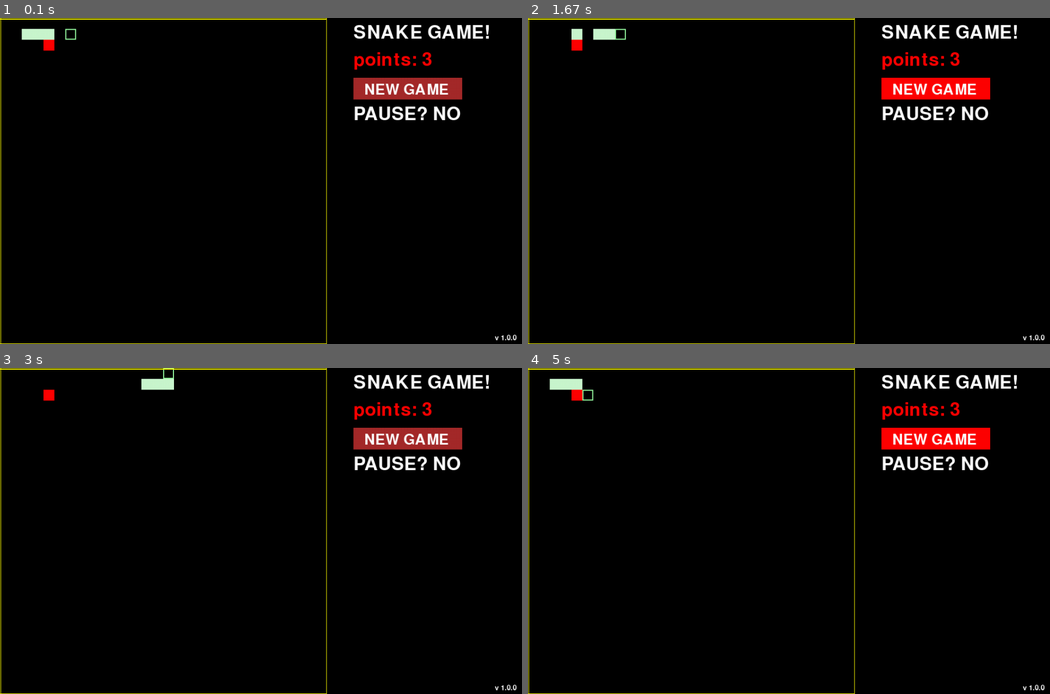
Above: before the commit, frames 1-4 (two rows, left to right).
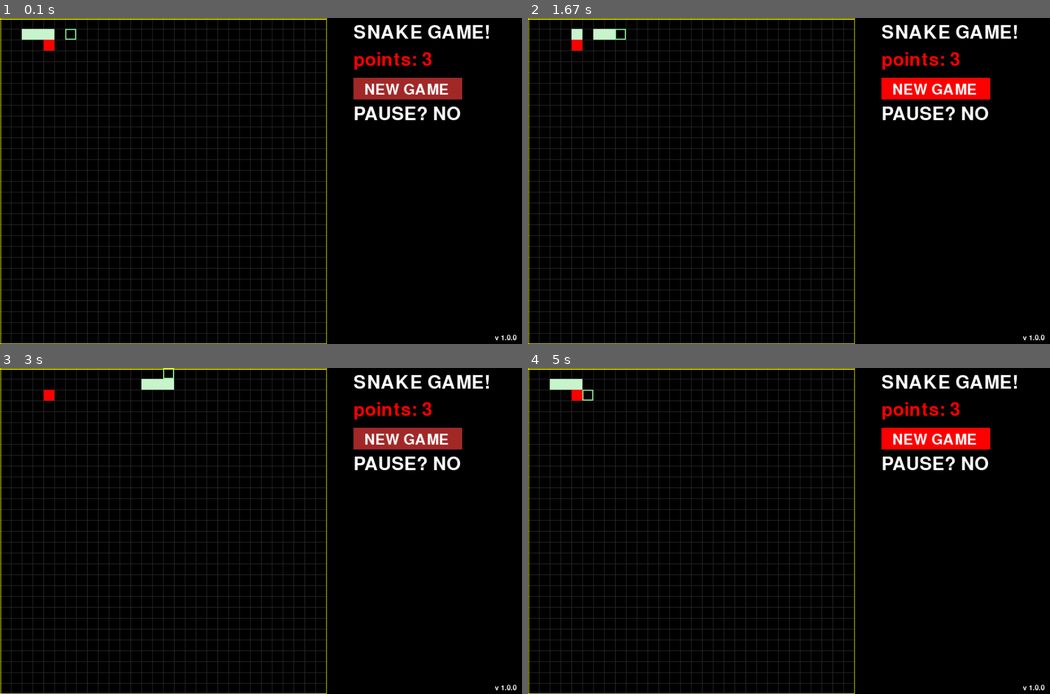
Above: after the commit, the same moments.

Repository: kristaps-m/Snake_Python_OOP
Game: pygame game, started from main.py
Two runs of this game, one before a commit and one after it. Both use one fixed random seed, a clock stepped at 60 frames per second and the inputs below.
Inputs (mouse positions are in pixels of both pictures, inside the frame that each line leads up to):
- Up to frame 1 (0.1 s): no input
- Up to frame 2 (1.67 s): tap Space at 0.33, 1.1 s; click "NEW GAME" at 0.82 s; move the mouse to (789, 200) at 1.63 s
- Up to frame 3 (3 s): click (261, 550) at 1.85 s; hold W from 2.7 s (still down)
- Up to frame 4 (5 s): release W at 3.17 s; click "NEW GAME" at 4.48 s; hold S from 4.83 s (still down)

The runs differ from the first frame. In frame 1, 5.0% of the frame differs, in the area x 0-63%, y 0-100%; in frame 2, 4.9%; in frame 3, 5.0%; in frame 4, 5.0%.

Commit message:
Add game grid.

Diff:
--- /dev/null
+++ b/grid.py
@@ -0,0 +1,22 @@
+import pygame
+
+GRID_LINE_COLOR = "#2F2F2F"
+
+class Grid:
+    def __init__(self, w, h, cell_size, surface):
+        self.w = w
+        self.h = h
+        self.cell_size = cell_size
+        self.surface = surface
+
+    def draw_line(self, color, start_pos, end_pos, line_width = 1):
+        pygame.draw.line(self.surface, color, start_pos, end_pos, width=line_width)
+
+    def draw_grid_on_game_field(self):
+        # Horizontal
+        for i in range(1, self.w // self.cell_size):
+            self.draw_line(GRID_LINE_COLOR, (0, i * self.cell_size), (self.w, i * self.cell_size))
+
+        # vertical
+        for j in range(1, self.w // self.cell_size):
+            self.draw_line(GRID_LINE_COLOR, (j * self.cell_size, 0), (j * self.cell_size, self.h))
--- a/local_pygame.py
+++ b/local_pygame.py
@@ -1,6 +1,7 @@
 import pygame
 from snake import Snake
 from food import Food
+from grid import Grid
 
 NEW_GAME_Y_POSITION = 110
 VERSION_NUMBER_STRING = "v 1.0.0"
@@ -18,6 +19,7 @@
         self.clock = pygame.time.Clock()
         self.snake = Snake(self.screen, 100, 20, 20)
         self.food = Food(self.screen, self.cell_size, self.w, self.h)
+        self.grid = Grid(self.w, self.h, self.cell_size, self.screen)
         self.new_game_button = self.snake.p_rect(self.w + 50, NEW_GAME_Y_POSITION, 200, 40)
         self.is_mouse_on_ngb = False # ngb = new game button
         self.is_game_over_bool = False
@@ -53,6 +55,8 @@
             self.screen.fill("black")
 
             """ ------ > RENDER YOUR GAME HERE"""
+            self.grid.draw_grid_on_game_field()
+
             if not self.pause:
                 self.update_and_draw_game_objects()
             else:
